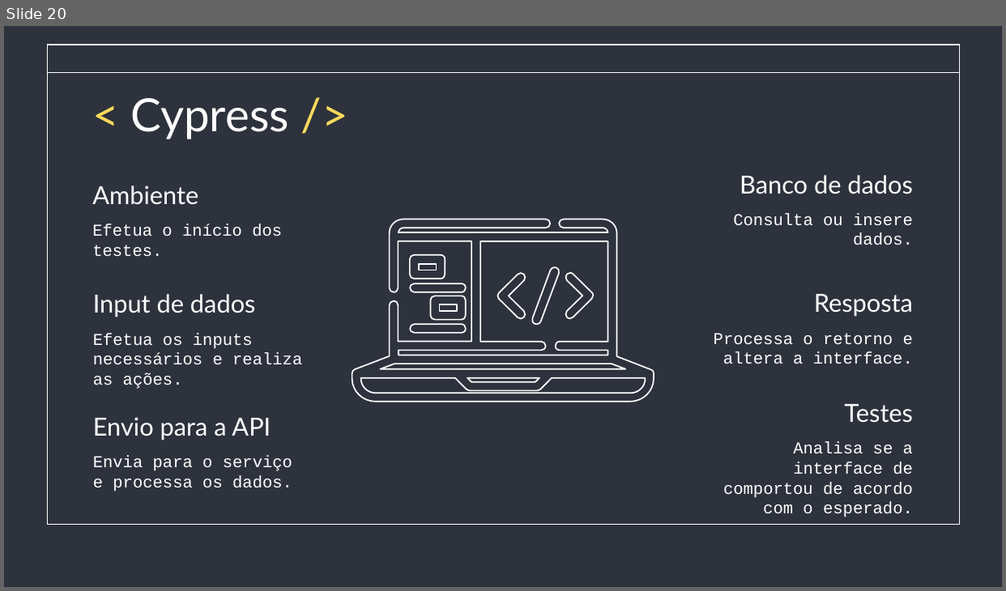
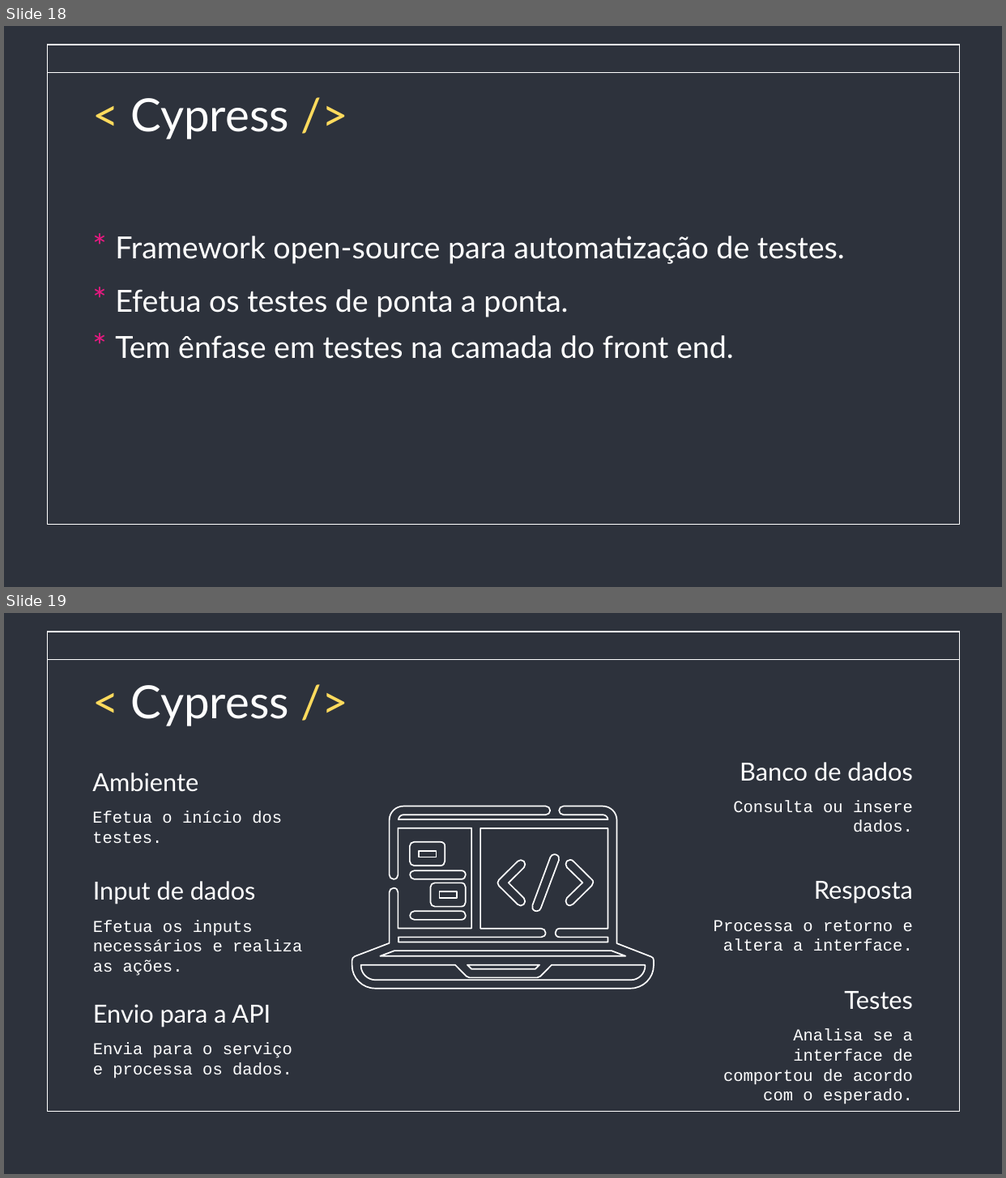
Before and after one commit to saintalex93/TestingHabitPresentation, a slide deck: Testes e Inovação - Semana de qualidade.pptx. Shown one above the other, each under a label of ours: slide 20 before the commit, slides 18 and 19 after it. The pictures are 1006x591 and 1006x1178 pixels, drawn with LibreOffice and Linux fonts; fonts in the diff are those of the drawing. Boxes give left, top, right and bottom in pixels: in the first picture for what was removed or moved away, otherwise in the second. Text is boxed around its words. In the diff, an @@ line names an element or a change of style, - is before the commit and + after.

```diff
--- a/Testes e Inovação - Semana de qualidade.pptx
+++ b/Testes e Inovação - Semana de qualidade.pptx
@@ slide 18 added at [4,26,1002,587], background #2D323C; not listed: 2 template elements that a slide beside it also shows @@
@@ title added at [131,98,290,139], 33 pt, text #FFFFFF @@
+< Cypress />
@@ subtitle added at [115,236,845,264], 22 pt, text #FFFFFF @@
+* Framework open-source para automatização de testes.
@@ subtitle added at [115,289,568,318], 22 pt, text #FFFFFF @@
+* Efetua os testes de ponta a ponta.
@@ subtitle added at [115,335,734,359], 22 pt, text #FFFFFF @@
+* Tem ênfase em testes na camada do front end.
@@ what was slide 20 is now slide 19 @@
```
Also in this commit, not shown: 4 slides changed, 4 other slides added.
